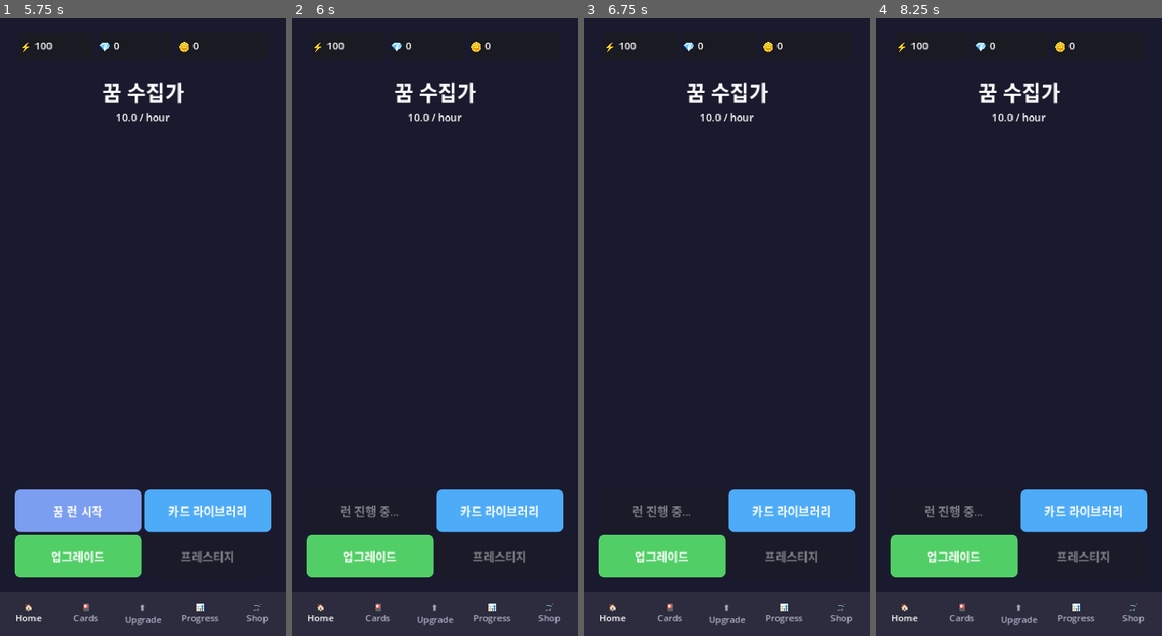
Above: before the commit, frames 1-4 (left to right).
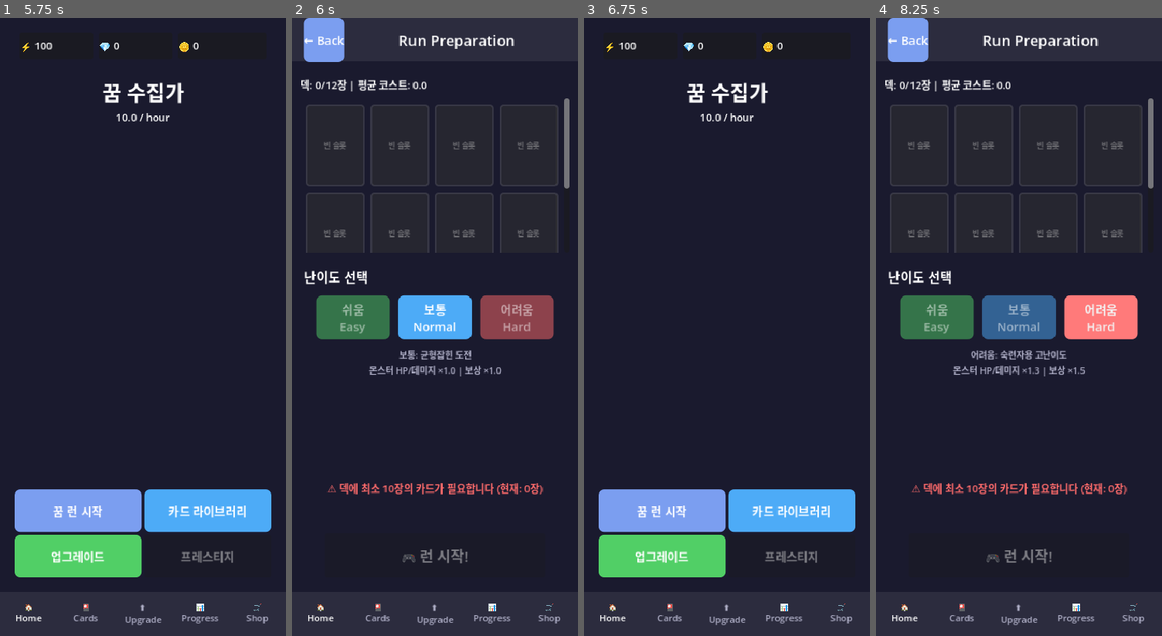
Above: after the commit, the same moments.

Repository: ledlaputa72/geekbrox
Game: Godot game, scene res://scenes/MainLobby.tscn
The game is run twice, just before and just after one commit, with the same random seed, the same clock (stepped at 60 frames per second) and the same inputs.
Inputs (mouse positions are in pixels of both pictures, inside the frame that each line leads up to):
- Up to frame 1 (5.75 s): click "🏠 Home" at 0.5 s; click "🎴 Cards" at 1.25 s; click "← Back" at 2 s; click "⬆️ Upgrade" at 2.75 s; click "📊 Progress" at 3.5 s; click "🛒 Shop" at 4.25 s; click "← Back" at 5 s
- Up to frame 2 (6 s): click "꿈 런 시작" at 5.75 s
- Up to frame 3 (6.75 s): click (615, 42) at 6.5 s, where only the run after the commit has a clickable "← Back"
- Up to frame 4 (8.25 s): click (953, 512) at 7.25 s, where only the run after the commit has a clickable "꿈 런 시작"; click (1101, 314) at 8 s, where only the run after the commit has a clickable "어려움 Hard"

Frame 1 is identical in both runs. In frame 2, 21% of the frame differs, in the area x 3-98%, y 0-91%; in frame 3, 3.1%; in frame 4, 21%.

Commit message:
feat(godot): Implement c06-run-prep screen + balance framework
## Run Preparation Screen (c06-run-prep)
- RunPrep.tscn/.gd (16.5 KB total)
- Features:
  - Current deck display (12 slots, CardItem-based)
  - Difficulty selection (Easy/Normal/Hard)
  - Deck validation (10-12 cards required)
  - Start button with validation
  - Deck status (card count, avg cost)
  - BottomNav integration

## Difficulty System
- Easy: Monster HP/DMG ×0.7, Reward ×0.8
- Normal: Baseline (×1.0)
- Hard: Monster HP/DMG ×1.3, Reward ×1.5
- Stored in GameManager (current_difficulty, difficulty_data)

## Balance Framework (parallel work)
- BALANCE_SYSTEM_FRAMEWORK.md (9.9 KB)
- Card balance system (85 cards, power rating formula)
- Monster balance system (34 monsters, threat rating)
- Economy system (currency value, gacha rates, upgrade costs)
- Progression curve (difficulty scaling, reward curve)
- Balance adjustment system (versioning, data-driven)
- Data structure & JSON templates

## Integration
- MainLobby → RunPrep navigation
- GameManager: Added difficulty variables
- Ready for InRun screen implementation

Files: 5 files (+355 lines)
UI Progress: 5/12 (42%)

Diff:
--- a/teams/game/godot/dream-collector/scripts/GameManager.gd
+++ b/teams/game/godot/dream-collector/scripts/GameManager.gd
@@ -24,6 +24,10 @@
 
 # ─── 덱 데이터 ───────────────────────────────────────
 var current_deck: Array = []  # 현재 장착된 덱 (최대 12장) - Array[Dictionary]는 JSON 로드 시 타입 충돌
+
+# ─── 난이도 설정 ─────────────────────────────────────
+var current_difficulty: String = "normal"  # easy, normal, hard
+var difficulty_data: Dictionary = {}  # 난이도별 multiplier 데이터
 
 # ─── 시그널 ─────────────────────────────────────────
 signal reveries_changed(new_amount: float)
--- a/teams/game/godot/dream-collector/scripts/MainLobbyUI.gd
+++ b/teams/game/godot/dream-collector/scripts/MainLobbyUI.gd
@@ -106,7 +106,8 @@
 
 # ─── 런 시작 버튼 ────────────────────────────────────
 func _on_start_run_pressed() -> void:
-	GameManager.start_run()
+	print("[MainLobbyUI] Run Prep으로 이동")
+	get_tree().change_scene_to_file("res://ui/screens/RunPrep.tscn")
 
 # ─── 프레스티지 버튼 ─────────────────────────────────
 func _on_prestige_pressed() -> void:
--- /dev/null
+++ b/teams/game/godot/dream-collector/ui/screens/RunPrep.gd
@@ -0,0 +1,352 @@
+# RunPrep.gd
+# 런 준비 화면 - 덱 확인 및 난이도 선택
+# 런 시작 전 마지막 확인 단계
+
+extends Control
+
+# ─── 난이도 데이터 ─────────────────────────────────
+const DIFFICULTY_DATA = {
+	"easy": {
+		"name": "쉬움",
+		"name_en": "Easy",
+		"monster_hp_mult": 0.7,
+		"monster_damage_mult": 0.7,
+		"reward_mult": 0.8,
+		"color": Color(0.3, 0.9, 0.4),  # 초록
+		"description": "초보자에게 추천"
+	},
+	"normal": {
+		"name": "보통",
+		"name_en": "Normal",
+		"monster_hp_mult": 1.0,
+		"monster_damage_mult": 1.0,
+		"reward_mult": 1.0,
+		"color": Color(0.3, 0.6, 0.9),  # 파랑
+		"description": "균형잡힌 도전"
+	},
+	"hard": {
+		"name": "어려움",
+		"name_en": "Hard",
+		"monster_hp_mult": 1.3,
+		"monster_damage_mult": 1.3,
+		"reward_mult": 1.5,
+		"color": Color(0.9, 0.3, 0.3),  # 빨강
+		"description": "숙련자용 고난이도"
+	}
+}
+
+var current_difficulty: String = "normal"
+var current_deck: Array = []
+var is_deck_valid: bool = false
+
+# ─── UI 노드 참조 ────────────────────────────────────
+@onready var background: ColorRect = $Background
+@onready var top_bar: Panel = $TopBar
+@onready var back_button: Button = $TopBar/HBox/BackButton
+@onready var title_label: Label = $TopBar/HBox/TitleLabel
+
+# 덱 표시
+@onready var deck_scroll: ScrollContainer = $DeckSection/DeckScroll
+@onready var deck_grid: GridContainer = $DeckSection/DeckScroll/MarginContainer/DeckGrid
+@onready var deck_status_label: Label = $DeckSection/DeckStatusLabel
+
+# 난이도 선택
+@onready var easy_button: Button = $DifficultySection/DifficultyButtons/EasyButton
+@onready var normal_button: Button = $DifficultySection/DifficultyButtons/NormalButton
+@onready var hard_button: Button = $DifficultySection/DifficultyButtons/HardButton
+@onready var difficulty_desc_label: Label = $DifficultySection/DifficultyDescLabel
+
+# 시작 버튼
+@onready var start_button: Button = $StartButton
+@onready var validation_label: Label = $ValidationLabel
+
+# BottomNav
+@onready var home_tab: Button = $BottomNav/HomeTab
+@onready var cards_tab: Button = $BottomNav/CardsTab
+@onready var upgrade_tab: Button = $BottomNav/UpgradeTab
+@onready var progress_tab: Button = $BottomNav/ProgressTab
+@onready var shop_tab: Button = $BottomNav/ShopTab
+
+var nav_buttons: Array = []
+
+# ─── 초기화 ──────────────────────────────────────────
+func _ready() -> void:
+	apply_styles()
+	setup_signals()
+	load_deck()
+	set_difficulty("normal")
+	validate_deck()
+	set_active_nav_tab(0)  # Home 활성화 (런 준비는 Home에서 진입)
+
+	print("[RunPrep] 런 준비 화면 로드 완료")
+
+# ─── 스타일 적용 ─────────────────────────────────────
+func apply_styles() -> void:
+	background.color = UITheme.COLORS.bg
+
+	# TopBar
+	var top_bar_style = StyleBoxFlat.new()
+	top_bar_style.bg_color = UITheme.COLORS.panel
+	top_bar_style.border_width_bottom = UITheme.BORDER.thin
+	top_bar_style.border_color = UITheme.COLORS.bg
+	top_bar.add_theme_stylebox_override("panel", top_bar_style)
+
+	# Labels
+	title_label.add_theme_color_override("font_color", UITheme.COLORS.text)
+	deck_status_label.add_theme_color_override("font_color", UITheme.COLORS.text)
+	difficulty_desc_label.add_theme_color_override("font_color", UITheme.COLORS.text_dim)
+	validation_label.add_theme_color_override("font_color", UITheme.COLORS.danger)
+
+	# Buttons
+	UITheme.apply_button_style(back_button, "primary")
+	UITheme.apply_button_style(easy_button, "success")
+	UITheme.apply_button_style(normal_button, "info")
+	UITheme.apply_button_style(hard_button, "danger")
+	UITheme.apply_button_style(start_button, "primary")
+
+	# Nav buttons
+	nav_buttons = [home_tab, cards_tab, upgrade_tab, progress_tab, shop_tab]
+	for button in nav_buttons:
+		_apply_nav_button_style(button)
+
+func _apply_nav_button_style(button: Button) -> void:
+	var normal_style = StyleBoxFlat.new()
+	normal_style.bg_color = UITheme.COLORS.panel
+	button.add_theme_stylebox_override("normal", normal_style)
+
+	var hover_style = StyleBoxFlat.new()
+	hover_style.bg_color = UITheme.COLORS.panel_light
+	button.add_theme_stylebox_override("hover", hover_style)
+
+	button.add_theme_color_override("font_color", UITheme.COLORS.text_dim)
+	button.add_theme_font_size_override("font_size", UITheme.FONT_SIZES.small)
+
+# ─── 시그널 연결 ─────────────────────────────────────
+func setup_signals() -> void:
+	back_button.pressed.connect(_on_back_pressed)
+	easy_button.pressed.connect(_on_difficulty_pressed.bind("easy"))
+	normal_button.pressed.connect(_on_difficulty_pressed.bind("normal"))
+	hard_button.pressed.connect(_on_difficulty_pressed.bind("hard"))
+	start_button.pressed.connect(_on_start_pressed)
+
+	# Nav buttons
+	home_tab.pressed.connect(_on_nav_tab_pressed.bind(0))
+	cards_tab.pressed.connect(_on_nav_tab_pressed.bind(1))
+	upgrade_tab.pressed.connect(_on_nav_tab_pressed.bind(2))
+	progress_tab.pressed.connect(_on_nav_tab_pressed.bind(3))
+	shop_tab.pressed.connect(_on_nav_tab_pressed.bind(4))
+
+# ─── 덱 로드 및 표시 ─────────────────────────────────
+func load_deck() -> void:
+	current_deck = GameManager.get_current_deck()
+	update_deck_display()
+
+func update_deck_display() -> void:
+	# 기존 카드 제거
+	for child in deck_grid.get_children():
+		child.queue_free()
+
+	# 현재 덱 카드 표시
+	for card_data in current_deck:
+		var card_item = create_deck_card_item(card_data)
+		deck_grid.add_child(card_item)
+
+	# 빈 슬롯 표시 (12장까지)
+	var empty_slots = 12 - current_deck.size()
+	for i in range(empty_slots):
+		var empty_card = create_empty_card_slot()
+		deck_grid.add_child(empty_card)
+
+	# 덱 상태 업데이트
+	update_deck_status()
+
+func create_deck_card_item(card_data: Dictionary) -> Panel:
+	var panel = Panel.new()
+	panel.custom_minimum_size = Vector2(80, 112)  # 작은 카드 사이즈
+
+	var panel_style = StyleBoxFlat.new()
+	panel_style.bg_color = get_card_type_color(card_data.get("type", "attack"))
+	panel_style.border_width_left = 2
+	panel_style.border_width_top = 2
+	panel_style.border_width_right = 2
+	panel_style.border_width_bottom = 2
+	panel_style.border_color = Color(1, 1, 1, 0.3)
+	panel_style.corner_radius_top_left = UITheme.RADIUS.small
+	panel_style.corner_radius_top_right = UITheme.RADIUS.small
+	panel_style.corner_radius_bottom_left = UITheme.RADIUS.small
+	panel_style.corner_radius_bottom_right = UITheme.RADIUS.small
+	panel.add_theme_stylebox_override("panel", panel_style)
+
+	var vbox = VBoxContainer.new()
+	vbox.set_anchors_preset(Control.PRESET_FULL_RECT)
+	vbox.offset_left = 4
+	vbox.offset_top = 4
+	vbox.offset_right = -4
+	vbox.offset_bottom = -4
+	panel.add_child(vbox)
+
+	# 카드 이름
+	var name_label = Label.new()
+	name_label.text = card_data.get("name", "Unknown")
+	name_label.add_theme_font_size_override("font_size", 10)
+	name_label.add_theme_color_override("font_color", Color.WHITE)
+	name_label.horizontal_alignment = HORIZONTAL_ALIGNMENT_CENTER
+	vbox.add_child(name_label)
+
+	# 코스트
+	var cost_label = Label.new()
+	cost_label.text = "💎 " + str(card_data.get("cost", 0))
+	cost_label.add_theme_font_size_override("font_size", 12)
+	cost_label.add_theme_color_override("font_color", Color.WHITE)
+	cost_label.horizontal_alignment = HORIZONTAL_ALIGNMENT_CENTER
+	vbox.add_child(cost_label)
+
+	return panel
+
+func create_empty_card_slot() -> Panel:
+	var panel = Panel.new()
+	panel.custom_minimum_size = Vector2(80, 112)
+
+	var panel_style = StyleBoxFlat.new()
+	panel_style.bg_color = Color(0.2, 0.2, 0.2, 0.5)
+	panel_style.border_width_left = 2
+	panel_style.border_width_top = 2
+	panel_style.border_width_right = 2
+	panel_style.border_width_bottom = 2
+	panel_style.border_color = Color(0.5, 0.5, 0.5, 0.3)
+	panel_style.corner_radius_top_left = UITheme.RADIUS.small
+	panel_style.corner_radius_top_right = UITheme.RADIUS.small
+	panel_style.corner_radius_bottom_left = UITheme.RADIUS.small
+	panel_style.corner_radius_bottom_right = UITheme.RADIUS.small
+	panel.add_theme_stylebox_override("panel", panel_style)
+
+	var label = Label.new()
+	label.text = "빈 슬롯"
+	label.add_theme_font_size_override("font_size", 10)
+	label.add_theme_color_override("font_color", Color(0.7, 0.7, 0.7, 0.5))
+	label.horizontal_alignment = HORIZONTAL_ALIGNMENT_CENTER
+	label.vertical_alignment = VERTICAL_ALIGNMENT_CENTER
+	label.set_anchors_preset(Control.PRESET_FULL_RECT)
+	panel.add_child(label)
+
+	return panel
+
+func get_card_type_color(type: String) -> Color:
+	match type:
+		"attack":
+			return UITheme.COLORS.attack
+		"defense":
+			return UITheme.COLORS.defense
+		"skill":
+			return UITheme.COLORS.skill
+		"power":
+			return UITheme.COLORS.power
+		_:
+			return UITheme.COLORS.panel
+
+func update_deck_status() -> void:
+	var deck_size = current_deck.size()
+	var avg_cost = calculate_average_cost()
+
+	deck_status_label.text = "덱: %d/12장 | 평균 코스트: %.1f" % [deck_size, avg_cost]
+
+func calculate_average_cost() -> float:
+	if current_deck.size() == 0:
+		return 0.0
+
+	var total_cost = 0
+	for card in current_deck:
+		total_cost += card.get("cost", 0)
+
+	return float(total_cost) / float(current_deck.size())
+
+# ─── 난이도 선택 ─────────────────────────────────────
+func set_difficulty(difficulty: String) -> void:
+	current_difficulty = difficulty
+
+	# 버튼 하이라이트
+	easy_button.modulate = Color(1, 1, 1, 0.5) if difficulty != "easy" else Color.WHITE
+	normal_button.modulate = Color(1, 1, 1, 0.5) if difficulty != "normal" else Color.WHITE
+	hard_button.modulate = Color(1, 1, 1, 0.5) if difficulty != "hard" else Color.WHITE
+
+	# 설명 업데이트
+	var diff_data = DIFFICULTY_DATA[difficulty]
+	difficulty_desc_label.text = "%s: %s\n몬스터 HP/데미지 ×%.1f | 보상 ×%.1f" % [
+		diff_data.name,
+		diff_data.description,
+		diff_data.monster_hp_mult,
+		diff_data.reward_mult
+	]
+
+	print("[RunPrep] 난이도 변경: %s" % difficulty)
+
+func _on_difficulty_pressed(difficulty: String) -> void:
+	set_difficulty(difficulty)
+
+# ─── 덱 유효성 검증 ──────────────────────────────────
+func validate_deck() -> void:
+	var deck_size = current_deck.size()
+
+	if deck_size < 10:
+		is_deck_valid = false
+		validation_label.text = "⚠️ 덱에 최소 10장의 카드가 필요합니다 (현재: %d장)" % deck_size
+		validation_label.visible = true
+		start_button.disabled = true
+	elif deck_size > 12:
+		is_deck_valid = false
+		validation_label.text = "⚠️ 덱은 최대 12장까지 가능합니다 (현재: %d장)" % deck_size
+		validation_label.visible = true
+		start_button.disabled = true
+	else:
+		is_deck_valid = true
+		validation_label.visible = false
+		start_button.disabled = false
+
+# ─── 런 시작 ─────────────────────────────────────────
+func _on_start_pressed() -> void:
+	if not is_deck_valid:
+		print("[RunPrep] 덱이 유효하지 않음")
+		return
+
+	# 난이도 설정을 GameManager에 저장
+	GameManager.current_difficulty = current_difficulty
+	GameManager.difficulty_data = DIFFICULTY_DATA[current_difficulty]
+
+	print("[RunPrep] 런 시작! 난이도: %s, 덱: %d장" % [current_difficulty, current_deck.size()])
+
+	# TODO: 실제 런 화면으로 이동 (c07-in-run)
+	# get_tree().change_scene_to_file("res://ui/screens/InRun.tscn")
+
+	# 임시: 메시지 표시
+	print("[RunPrep] TODO: InRun 화면으로 전환 (미구현)")
+
+	# 임시: MainLobby로 복귀
+	get_tree().change_scene_to_file("res://scenes/MainLobby.tscn")
+
+# ─── 이벤트 핸들러 ───────────────────────────────────
+func _on_back_pressed() -> void:
+	print("[RunPrep] 뒤로 가기")
+	get_tree().change_scene_to_file("res://scenes/MainLobby.tscn")
+
+func _on_nav_tab_pressed(tab_index: int) -> void:
+	set_active_nav_tab(tab_index)
+
+	match tab_index:
+		0:  # Home
+			get_tree().change_scene_to_file("res://scenes/MainLobby.tscn")
+		1:  # Cards
+			get_tree().change_scene_to_file("res://ui/screens/CardLibrary.tscn")
+		2:  # Upgrade
+			print("[RunPrep] Upgrade Tree로 이동 (미구현)")
+		3:  # Progress
+			print("[RunPrep] Progress (미구현)")
+		4:  # Shop
+			get_tree().change_scene_to_file("res://ui/screens/Shop.tscn")
+
+func set_active_nav_tab(tab_index: int) -> void:
+	for i in range(nav_buttons.size()):
+		var button = nav_buttons[i]
+		if i == tab_index:
+			button.add_theme_color_override("font_color", UITheme.COLORS.text)
+		else:
+			button.add_theme_color_override("font_color", UITheme.COLORS.text_dim)
--- /dev/null
+++ b/teams/game/godot/dream-collector/ui/screens/RunPrep.tscn
@@ -0,0 +1,198 @@
+[gd_scene load_steps=2 format=3 uid="uid://run_prep"]
+
+[ext_resource type="Script" path="res://ui/screens/RunPrep.gd" id="1"]
+
+[node name="RunPrep" type="Control"]
+layout_mode = 3
+anchors_preset = 15
+anchor_right = 1.0
+anchor_bottom = 1.0
+script = ExtResource("1")
+
+[node name="Background" type="ColorRect" parent="."]
+layout_mode = 1
+anchors_preset = 15
+anchor_right = 1.0
+anchor_bottom = 1.0
+color = Color(0.1, 0.1, 0.18, 1)
+
+[node name="TopBar" type="Panel" parent="."]
+layout_mode = 1
+anchors_preset = 10
+anchor_right = 1.0
+offset_bottom = 60.0
+
+[node name="HBox" type="HBoxContainer" parent="TopBar"]
+layout_mode = 1
+anchors_preset = 15
+anchor_right = 1.0
+anchor_bottom = 1.0
+offset_left = 16.0
+offset_right = -16.0
+
+[node name="BackButton" type="Button" parent="TopBar/HBox"]
+layout_mode = 2
+text = "← Back"
+
+[node name="TitleLabel" type="Label" parent="TopBar/HBox"]
+layout_mode = 2
+size_flags_horizontal = 3
+text = "Run Preparation"
+theme_override_font_sizes/font_size = 20
+horizontal_alignment = 1
+vertical_alignment = 1
+
+[node name="DeckSection" type="VBoxContainer" parent="."]
+layout_mode = 1
+anchors_preset = 10
+anchor_right = 1.0
+offset_left = 16.0
+offset_right = -16.0
+offset_top = 80.0
+offset_bottom = 320.0
+theme_override_constants/separation = 8
+
+[node name="DeckStatusLabel" type="Label" parent="DeckSection"]
+layout_mode = 2
+text = "덱: 0/12장 | 평균 코스트: 0.0"
+theme_override_font_sizes/font_size = 14
+
+[node name="DeckScroll" type="ScrollContainer" parent="DeckSection"]
+layout_mode = 2
+size_flags_vertical = 3
+horizontal_scroll_mode = 0
+
+[node name="MarginContainer" type="MarginContainer" parent="DeckSection/DeckScroll"]
+layout_mode = 2
+size_flags_horizontal = 3
+size_flags_vertical = 3
+theme_override_constants/margin_left = 8
+theme_override_constants/margin_top = 8
+theme_override_constants/margin_right = 8
+theme_override_constants/margin_bottom = 8
+
+[node name="DeckGrid" type="GridContainer" parent="DeckSection/DeckScroll/MarginContainer"]
+layout_mode = 2
+size_flags_horizontal = 4
+theme_override_constants/h_separation = 8
+theme_override_constants/v_separation = 8
+columns = 4
+
+[node name="DifficultySection" type="VBoxContainer" parent="."]
+layout_mode = 1
+anchors_preset = 10
+anchor_right = 1.0
+offset_left = 16.0
+offset_right = -16.0
+offset_top = 340.0
+offset_bottom = 480.0
+theme_override_constants/separation = 12
+
+[node name="SectionLabel" type="Label" parent="DifficultySection"]
+layout_mode = 2
+text = "난이도 선택"
+theme_override_font_sizes/font_size = 18
+
+[node name="DifficultyButtons" type="HBoxContainer" parent="DifficultySection"]
+layout_mode = 2
+alignment = 1
+theme_override_constants/separation = 12
+
+[node name="EasyButton" type="Button" parent="DifficultySection/DifficultyButtons"]
+custom_minimum_size = Vector2(100, 60)
+layout_mode = 2
+text = "쉬움
+Easy"
+
+[node name="NormalButton" type="Button" parent="DifficultySection/DifficultyButtons"]
+custom_minimum_size = Vector2(100, 60)
+layout_mode = 2
+text = "보통
+Normal"
+
+[node name="HardButton" type="Button" parent="DifficultySection/DifficultyButtons"]
+custom_minimum_size = Vector2(100, 60)
+layout_mode = 2
+text = "어려움
+Hard"
+
+[node name="DifficultyDescLabel" type="Label" parent="DifficultySection"]
+layout_mode = 2
+text = "보통: 균형잡힌 도전
+몬스터 HP/데미지 ×1.0 | 보상 ×1.0"
+theme_override_font_sizes/font_size = 12
+horizontal_alignment = 1
+autowrap_mode = 2
+
+[node name="StartButton" type="Button" parent="."]
+layout_mode = 1
+anchors_preset = 7
+anchor_left = 0.5
+anchor_top = 1.0
+anchor_right = 0.5
+anchor_bottom = 1.0
+offset_left = -150.0
+offset_top = -140.0
+offset_right = 150.0
+offset_bottom = -80.0
+text = "🎮 런 시작!"
+theme_override_font_sizes/font_size = 20
+
+[node name="ValidationLabel" type="Label" parent="."]
+layout_mode = 1
+anchors_preset = 8
+anchor_left = 0.5
+anchor_top = 0.5
+anchor_right = 0.5
+anchor_bottom = 0.5
+offset_left = -175.0
+offset_top = 200.0
+offset_right = 175.0
+offset_bottom = 240.0
+text = "⚠️ 덱에 최소 10장의 카드가 필요합니다"
+theme_override_font_sizes/font_size = 14
+horizontal_alignment = 1
+vertical_alignment = 1
+autowrap_mode = 2
+visible = false
+
+[node name="BottomNav" type="HBoxContainer" parent="."]
+layout_mode = 1
+anchors_preset = 8
+anchor_left = 0.0
+anchor_right = 1.0
+anchor_top = 1.0
+anchor_bottom = 1.0
+offset_top = -60.0
+alignment = 1
+theme_override_constants/separation = 0
+
+[node name="HomeTab" type="Button" parent="BottomNav"]
+custom_minimum_size = Vector2(78, 60)
+layout_mode = 2
+text = "🏠
+Home"
+
+[node name="CardsTab" type="Button" parent="BottomNav"]
+custom_minimum_size = Vector2(78, 60)
+layout_mode = 2
+text = "🎴
+Cards"
+
+[node name="UpgradeTab" type="Button" parent="BottomNav"]
+custom_minimum_size = Vector2(78, 60)
+layout_mode = 2
+text = "⬆️
+Upgrade"
+
+[node name="ProgressTab" type="Button" parent="BottomNav"]
+custom_minimum_size = Vector2(78, 60)
+layout_mode = 2
+text = "📊
+Progress"
+
+[node name="ShopTab" type="Button" parent="BottomNav"]
+custom_minimum_size = Vector2(78, 60)
+layout_mode = 2
+text = "🛒
+Shop"
Not shown, added: teams/game/workspace/design/BALANCE_SYSTEM_FRAMEWORK.md
